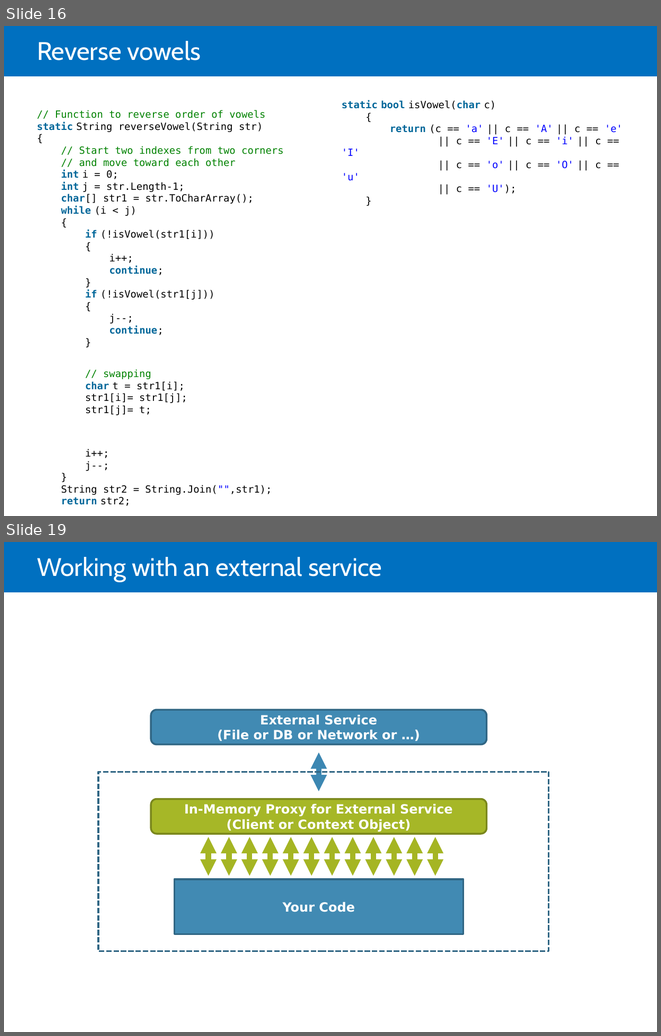
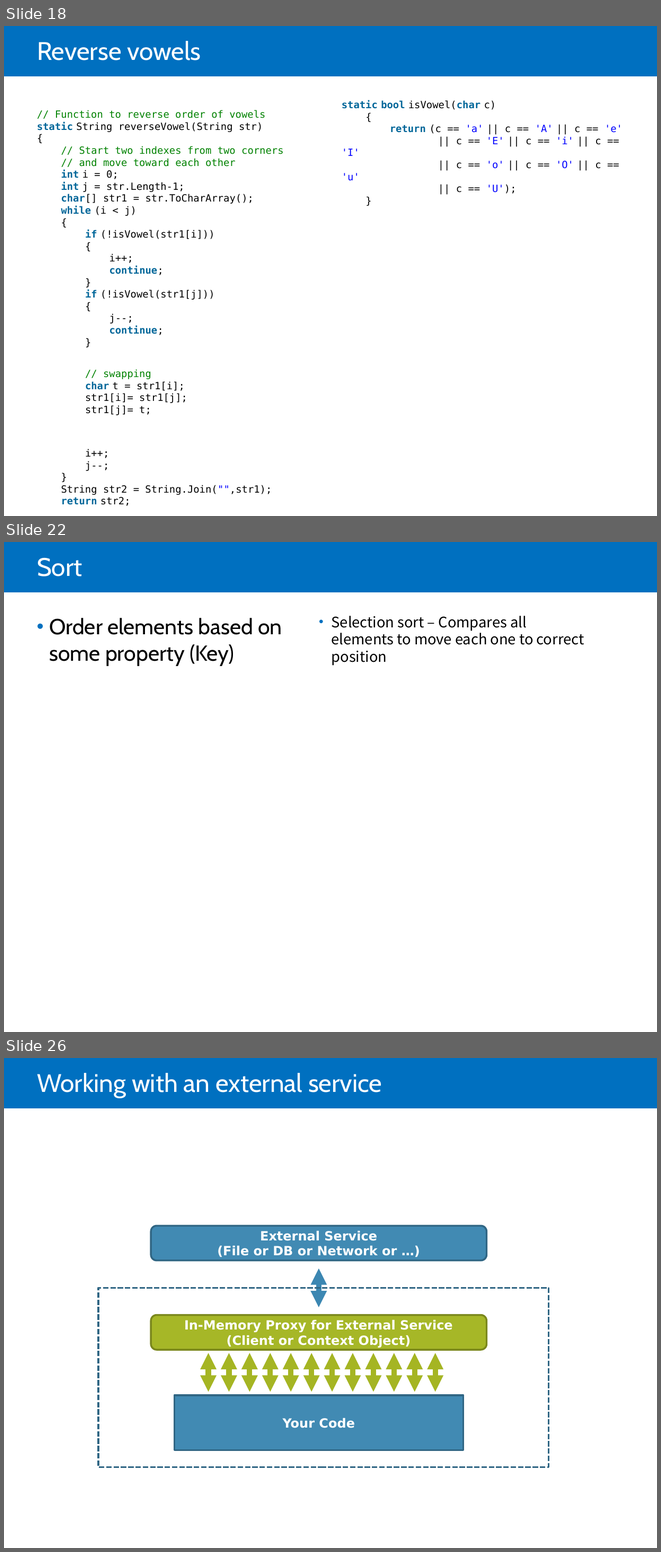
Before and after one commit to jdevr1es/DotnetSlides, a slide deck: DSA Study Guide.pptx. Shown one above the other, each under a label of ours: slides 16 and 19 before the commit, slides 18, 22 and 26 after it; the slides between them are not shown. The pictures are 661x1036 and 661x1552 pixels, drawn with LibreOffice and Linux fonts; fonts in the diff are those of the drawing. Boxes give left, top, right and bottom in pixels: in the first picture for what was removed or moved away, otherwise in the second. Text is boxed around its words. In the diff, an @@ line names an element or a change of style, - is before the commit and + after.

```diff
--- a/DSA Study Guide.pptx
+++ b/DSA Study Guide.pptx
@@ slide 22 added at box(4, 542, 657, 1032), background #FFFFFF; not listed: 1 template element that a slide beside it also shows @@
@@ title added at box(37, 557, 82, 576), 28 pt, text #FFFFFF @@
+Sort
@@ text added at box(49, 618, 282, 665), 24 pt, text #000000 @@
+• Order elements based on some property (Key)
@@ text added at box(332, 616, 584, 665), 16 pt, text #000000 @@
+• Selection sort – Compares all elements to move each one to correct position
@@ what was slide 16 is now slide 18 @@
@@ what was slide 19 is now slide 26 @@
```
Also in this commit, not shown: 6 slides changed, 7 other slides added, 1 slide removed.
